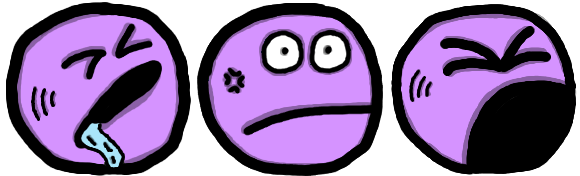
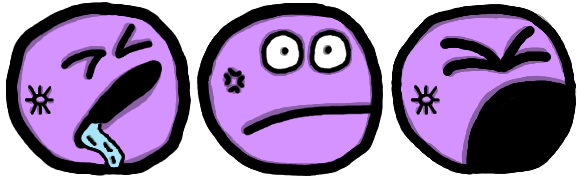
Layers edited between the first and the second 580×176 image:
painted on "Shadows" over 25, 71, 440, 118
painted on "outline" over 25, 69, 440, 121
